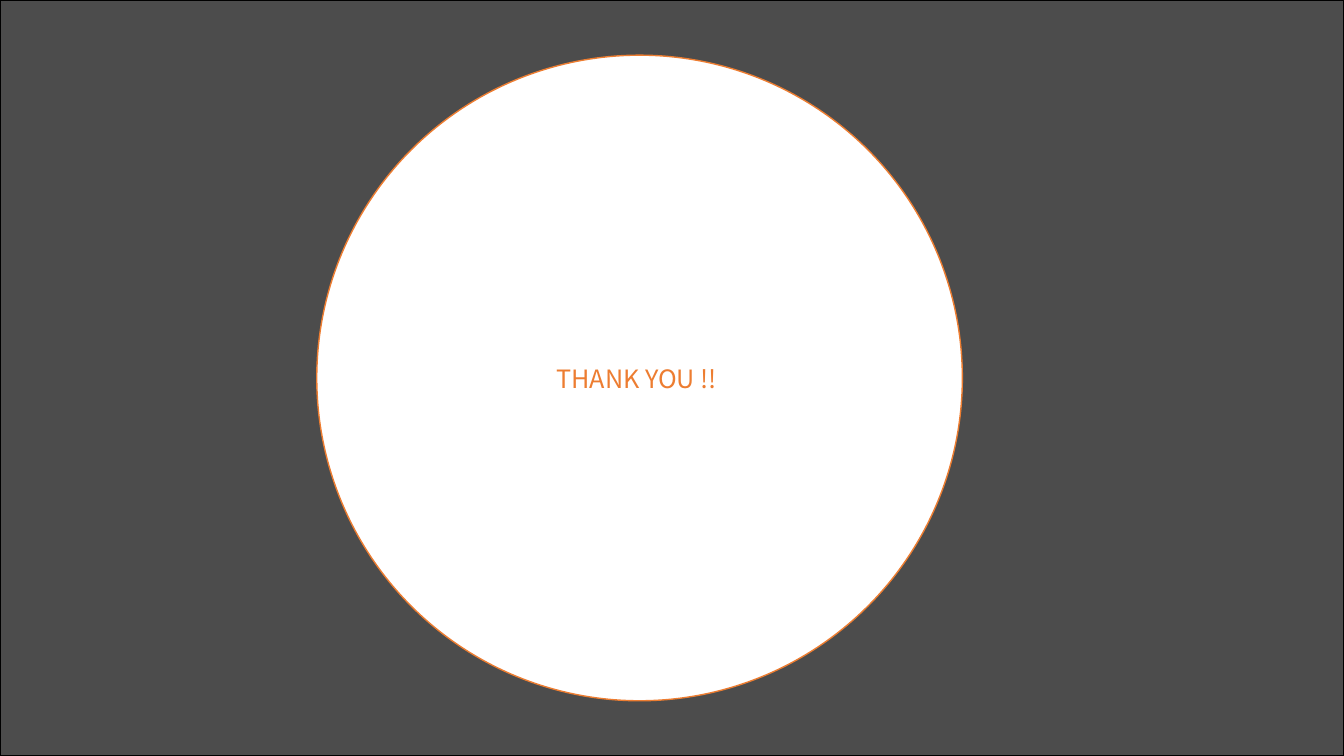
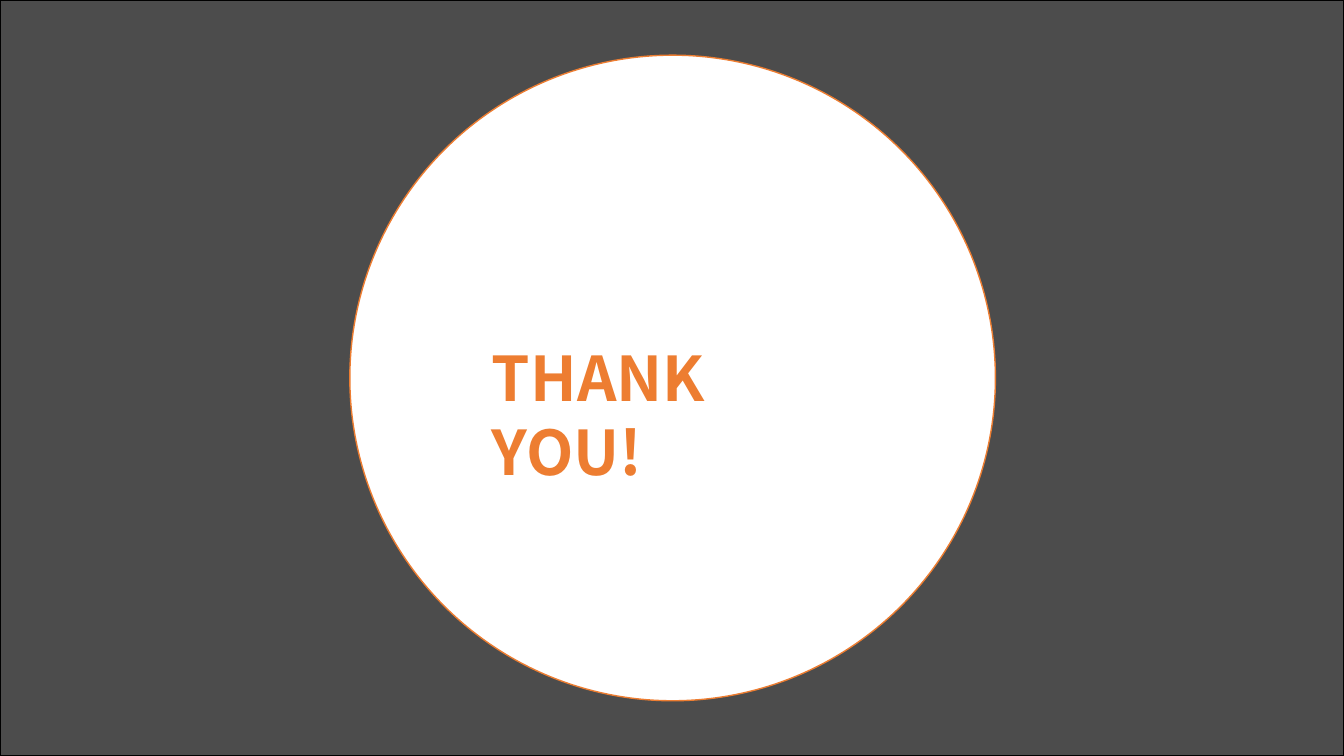
Before and after one commit to hbseo/desktop_calculator, a slide deck: slide 14 of simpsons.pptx. Drawn at 1344x756 pixels with LibreOffice and Linux fonts; fonts in the diff are those of the drawing. Boxes give left, top, right and bottom in pixels: in the first picture for what was removed or moved away, otherwise in the second. Text is boxed around its words. In the diff, an @@ line names an element or a change of style, - is before the commit and + after.

```diff
--- a/simpsons.pptx
+++ b/simpsons.pptx
@@ ellipse: place and size @@
-ellipse at (317,55,962,701)
+ellipse at (350,55,995,701)
@@ text added at (492,355,705,476), 44 pt, text #ED7D31, bold @@
+THANK YOU!
@@ text in ellipse at (556,369,695,389): text removed @@
-THANK YOU !!
```
Also in this commit, not shown: 11 other slides changed, 1 slide added, 1 slide removed.
